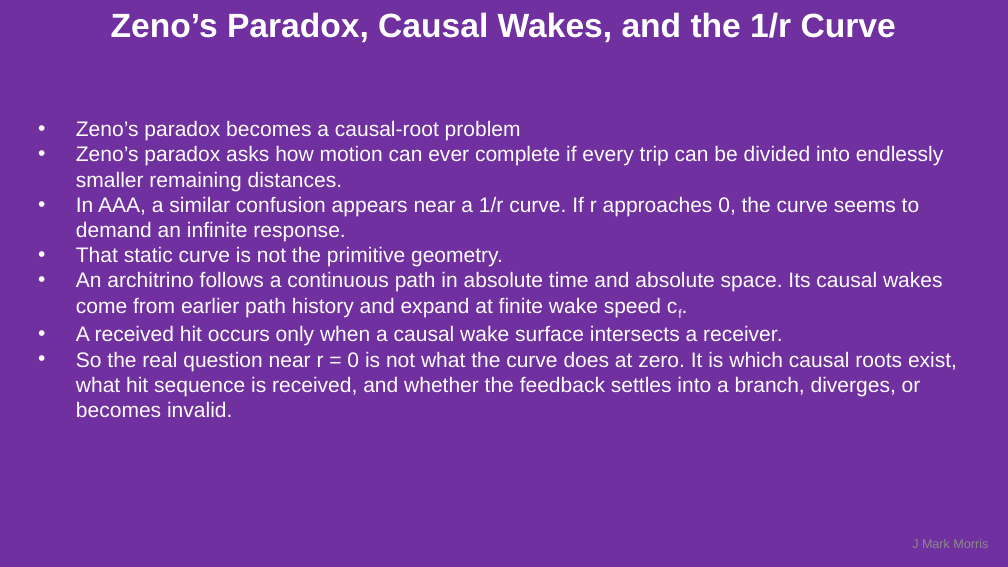
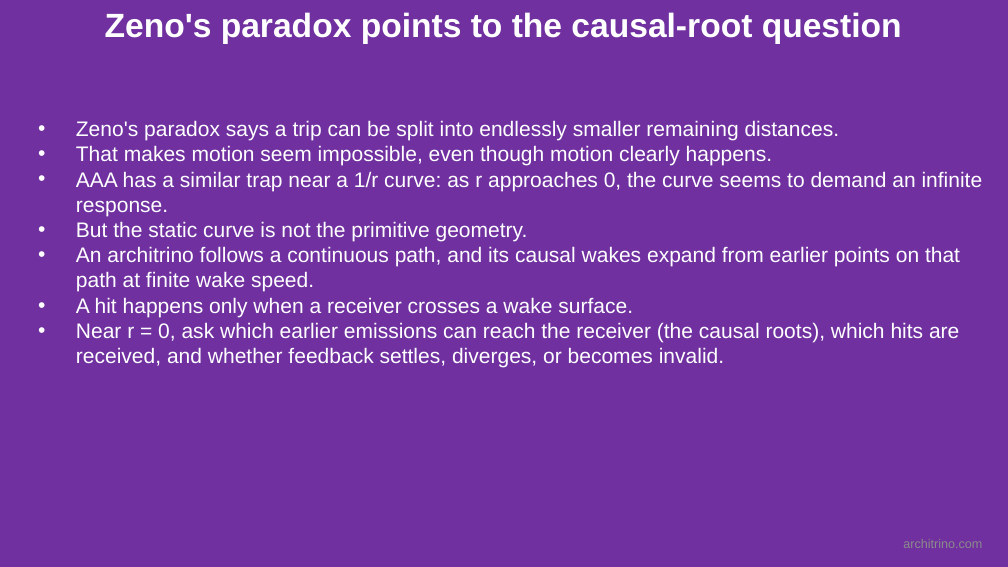
Before and after one commit to jmarkmorris/architrino, a slide deck: slide 14 of reference/archie/presentations/NPQG Fundamentals - Paths.pptx. Drawn at 1008x567 pixels with LibreOffice and Linux fonts; fonts in the diff are those of the drawing. Boxes give left, top, right and bottom in pixels: in the first picture for what was removed or moved away, otherwise in the second. Text is boxed around its words. In the diff, an @@ line names an element or a change of style, - is before the commit and + after.

```diff
--- a/reference/archie/presentations/NPQG Fundamentals - Paths.pptx
+++ b/reference/archie/presentations/NPQG Fundamentals - Paths.pptx
@@ text at bbox=[105, 12, 902, 44]: text changed @@
-Zeno’s Paradox, Causal Wakes, and the 1/r Curve
+Zeno's paradox points to the causal-root question
@@ text at bbox=[76, 120, 983, 368]: text changed @@
-• Zeno’s paradox becomes a causal-root problem
-• Zeno’s paradox asks how motion can ever complete if every trip can be divided into endlessly smaller remaining distances.
-• In AAA, a similar confusion appears near a 1/r curve. If r approaches 0, the curve seems to demand an infinite response.
-• That static curve is not the primitive geometry.
-• An architrino follows a continuous path in absolute time and absolute space. Its causal wakes come from earlier path history and expand at finite wake speed cf.
-• A received hit occurs only when a causal wake surface intersects a receiver.
-• So the real question near r = 0 is not what the curve does at zero. It is which causal roots exist, what hit sequence is received, and whether the feedback settles into a branch, diverges, or becomes invalid.
+• Zeno's paradox says a trip can be split into endlessly smaller remaining distances.
+• That makes motion seem impossible, even though motion clearly happens.
+• AAA has a similar trap near a 1/r curve: as r approaches 0, the curve seems to demand an infinite response.
+• But the static curve is not the primitive geometry.
+• An architrino follows a continuous path, and its causal wakes expand from earlier points on that path at finite wake speed.
+• A hit happens only when a receiver crosses a wake surface.
+• Near r = 0, ask which earlier emissions can reach the receiver (the causal roots), which hits are received, and whether feedback settles, diverges, or becomes invalid.
@@ text at bbox=[903, 539, 982, 548]: text changed @@
-J Mark Morris
+architrino.com
```
Also in this commit, not shown: 12 other slides changed, 35 other files.
